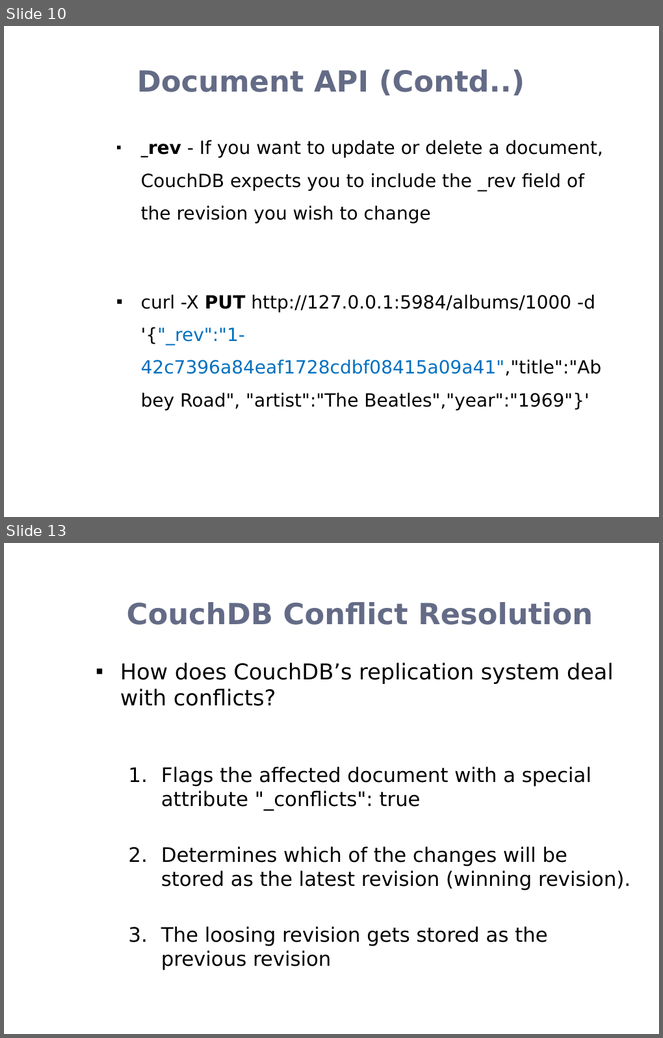
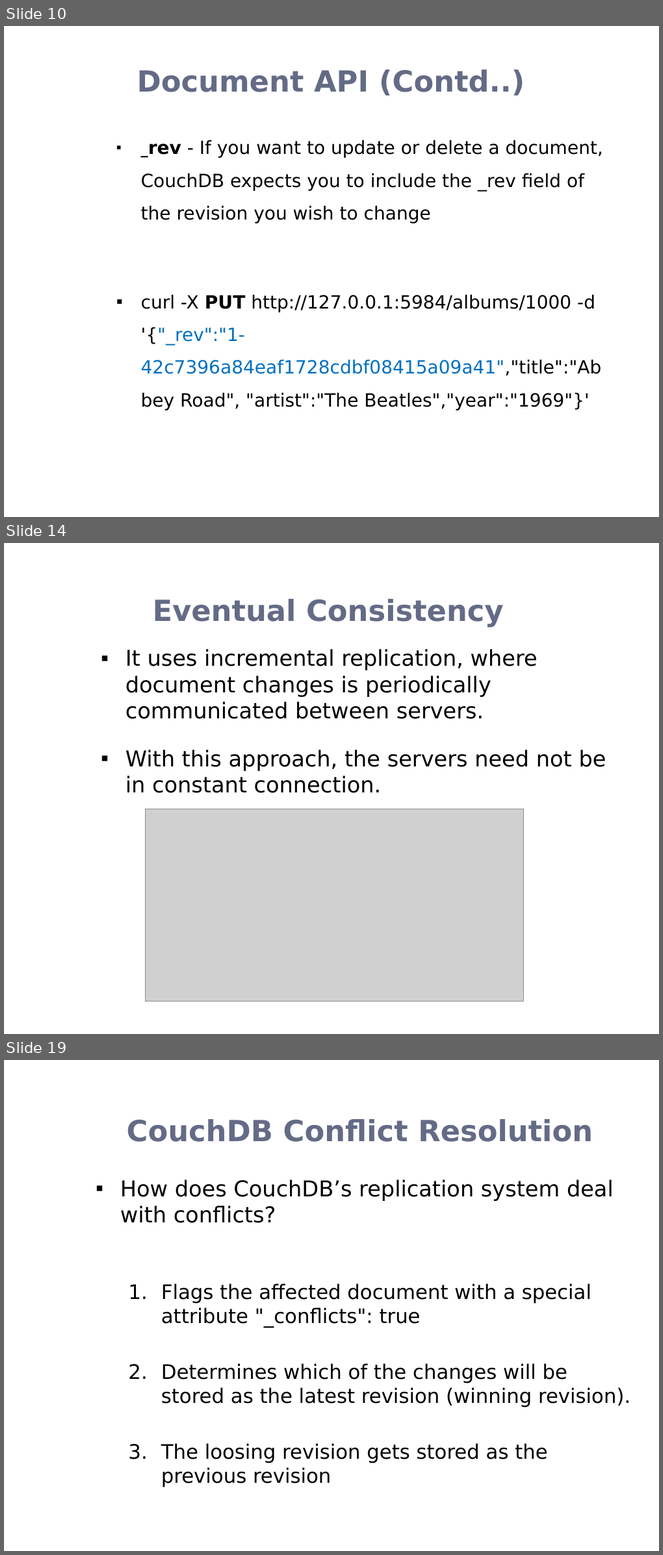
Before and after one commit to rohanz1993/Team_9_Heroku_Shopping_Cart_-_AWS_NoSQL_Service, a slide deck: Donita/CouchDB.pptx. Shown one above the other, each under a label of ours: slides 10 and 13 before the commit, slides 10, 14 and 19 after it; the slides between them are not shown. The pictures are 663x1038 and 663x1555 pixels, drawn with LibreOffice and Linux fonts; fonts in the diff are those of the drawing; grey boxes stand for pictures; background and template pictures are left out. Boxes give left, top, right and bottom in pixels: in the first picture for what was removed or moved away, otherwise in the second. Text is boxed around its words. In the diff, an @@ line names an element or a change of style, - is before the commit and + after.

```diff
--- a/Donita/CouchDB.pptx
+++ b/Donita/CouchDB.pptx
@@ slide 14 added at (4, 543, 659, 1034), background picture (left out) @@
@@ title added at (153, 599, 504, 627), 32 pt, text #646B86, bold @@
+Eventual Consistency
@@ text added at (126, 649, 607, 793), 24 pt, text #000000 @@
+▪ It uses incremental replication, where document changes is periodically communicated between servers.
+▪ With this approach, the servers need not be in constant connection.
@@ picture added at (145, 809, 523, 1001) @@
@@ what was slide 13 is now slide 19 @@
```
Also in this commit, not shown: 1 slide changed, 6 other slides added, 1 slide removed, 1 other file.
